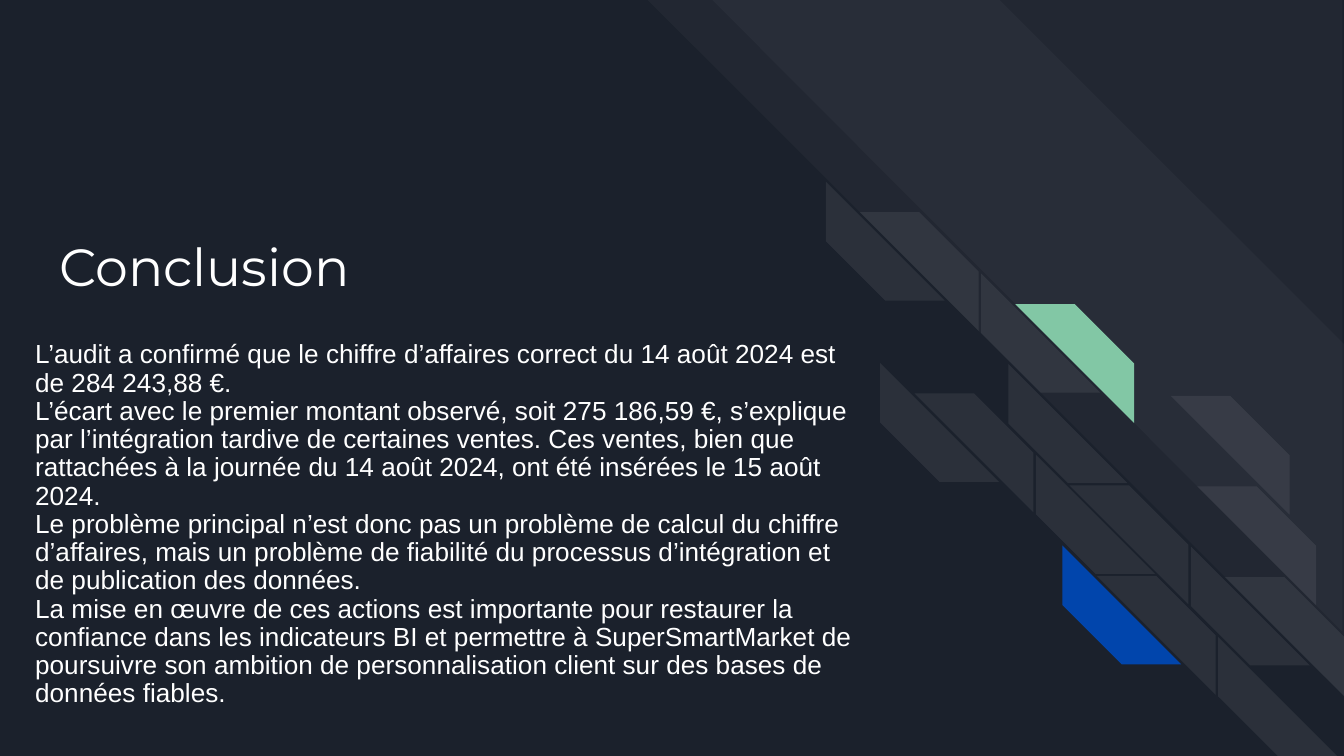
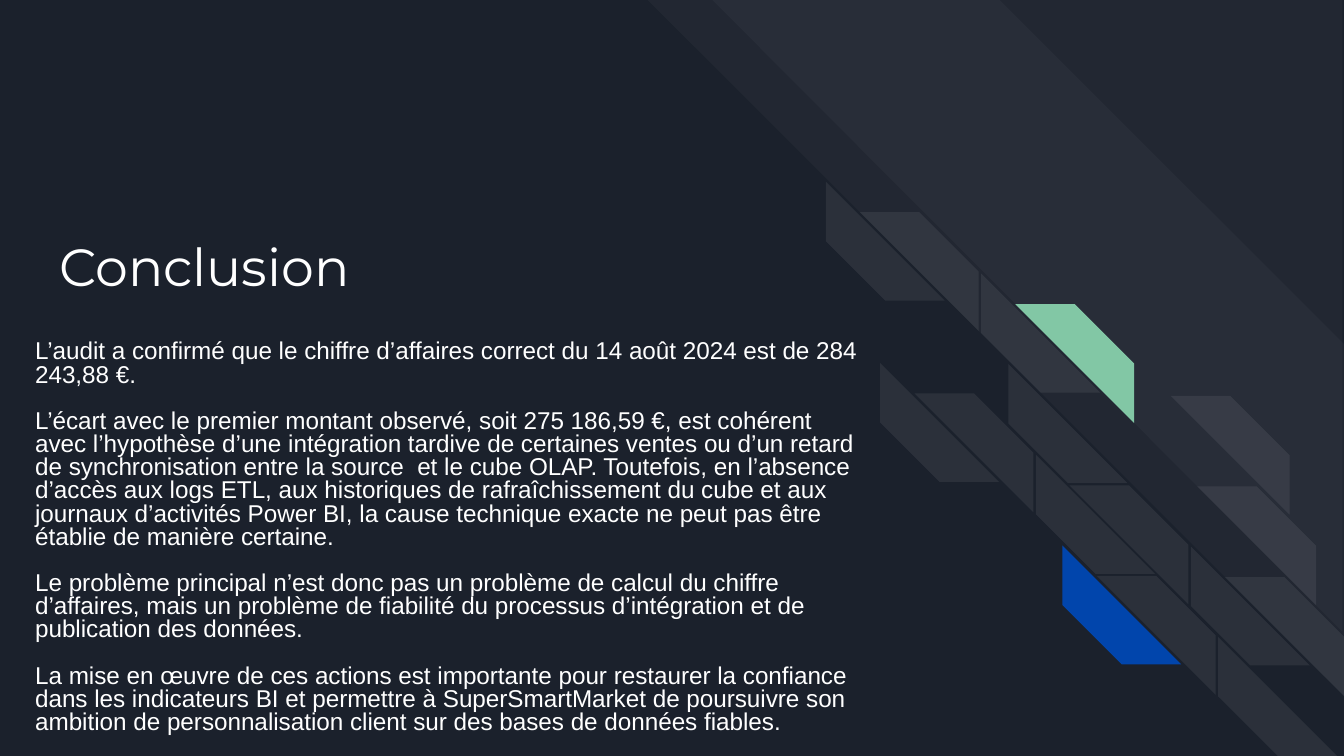
Before and after one commit to Sebules/Project_4_OpenClassrooms_Data_Engineer, a slide deck: slide 18 of presentation_sebastien_ulesie.pptx (slide 22 before the commit). Drawn at 1344x756 pixels with LibreOffice and Linux fonts; fonts in the diff are those of the drawing. Boxes give left, top, right and bottom in pixels: in the first picture for what was removed or moved away, otherwise in the second. Text is boxed around its words. In the diff, an @@ line names an element or a change of style, - is before the commit and + after.

```diff
--- a/presentation_sebastien_ulesie.pptx
+++ b/presentation_sebastien_ulesie.pptx
@@ text at (35,341,856,735): size 14 to 12.9 pt in "L’audit a confirmé que le chiffre d’affaires ...", "Le problème principal n’est donc pas un ...", "La mise en œuvre de ces actions ..."; line spacing 0.9 to 0.8 @@
@@ text at (35,411,853,546): text changed; size 14 to 12.9 pt @@
-L’écart avec le premier montant observé, soit 275 186,59 €, s’explique par l’intégration tardive de certaines ventes. Ces ventes, bien que rattachées à la journée du 14 août 2024, ont été insérées le 15 août 2024.
+L’écart avec le premier montant observé, soit 275 186,59 €, est cohérent avec l’hypothèse d’une intégration tardive de certaines ventes ou d’un retard de synchronisation entre la source et le cube OLAP. Toutefois, en l’absence d’accès aux logs ETL, aux historiques de rafraîchissement du cube et aux journaux d’activités Power BI, la cause technique exacte ne peut pas être établie de manière certaine.
```
Also in this commit, not shown: 6 other slides changed, 4 slides removed.
